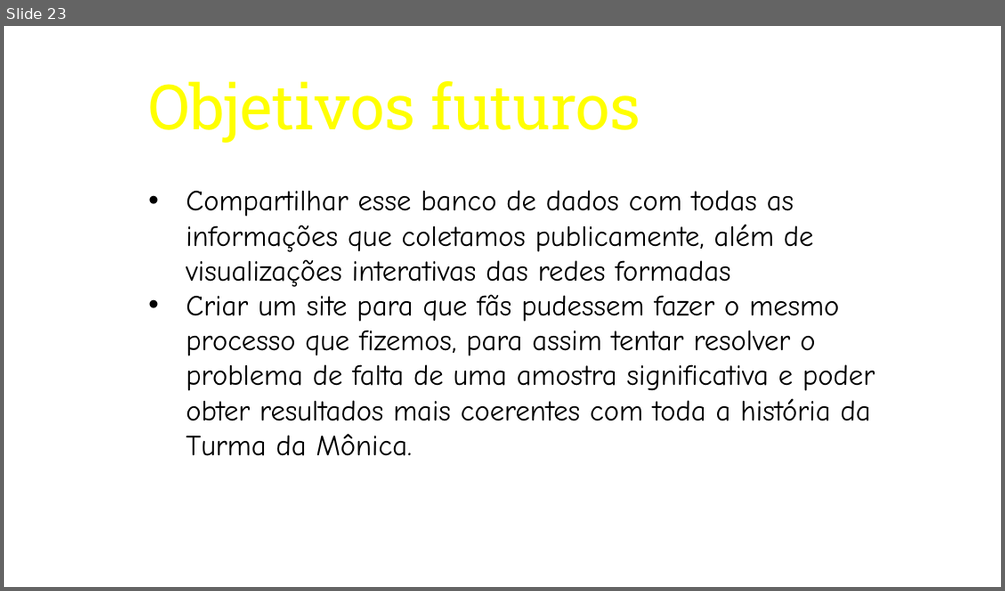
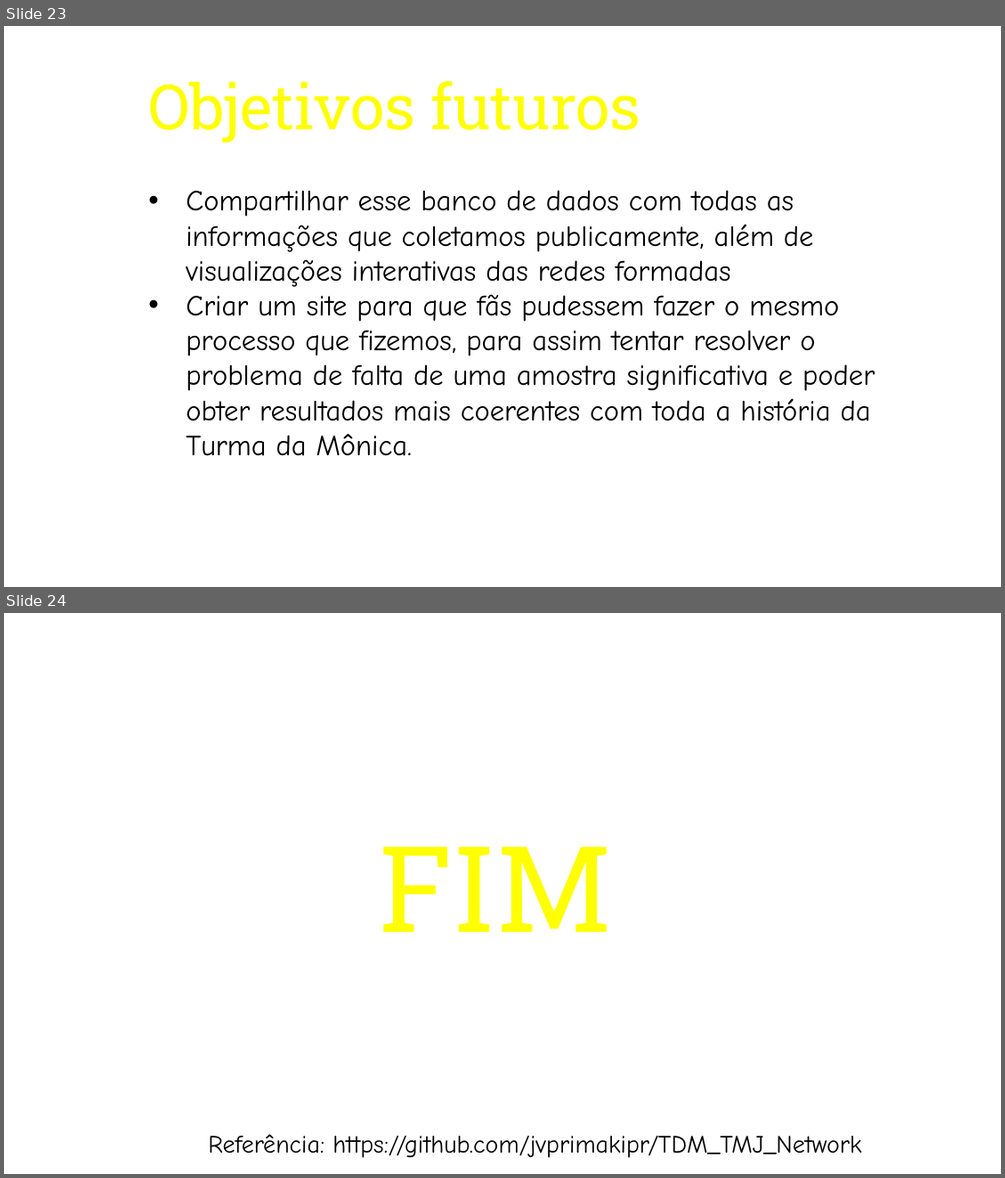
Before and after one commit to jvprimakipr/TDM_TMJ_Network, a slide deck: TeX/Second set/slides.pptx. Shown one above the other, each under a label of ours: slide 23 before the commit, slides 23 and 24 after it. The pictures are 1005x591 and 1005x1178 pixels, drawn with LibreOffice and Linux fonts; fonts in the diff are those of the drawing; background and template pictures are left out. Boxes give left, top, right and bottom in pixels: in the first picture for what was removed or moved away, otherwise in the second. Text is boxed around its words. In the diff, an @@ line names an element or a change of style, - is before the commit and + after.

```diff
--- a/TeX/Second set/slides.pptx
+++ b/TeX/Second set/slides.pptx
@@ slide 24 added at (4, 613, 1001, 1174), background picture (left out) @@
@@ text added at (379, 846, 612, 932), 115 pt, text #FFFF00 @@
+FIM
@@ text added at (208, 1134, 861, 1158), 24 pt, text #000000 @@
+Referência: https://github.com/jvprimakipr/TDM_TMJ_Network
```
Also in this commit, not shown: 1 slide changed, 1 slide removed.
